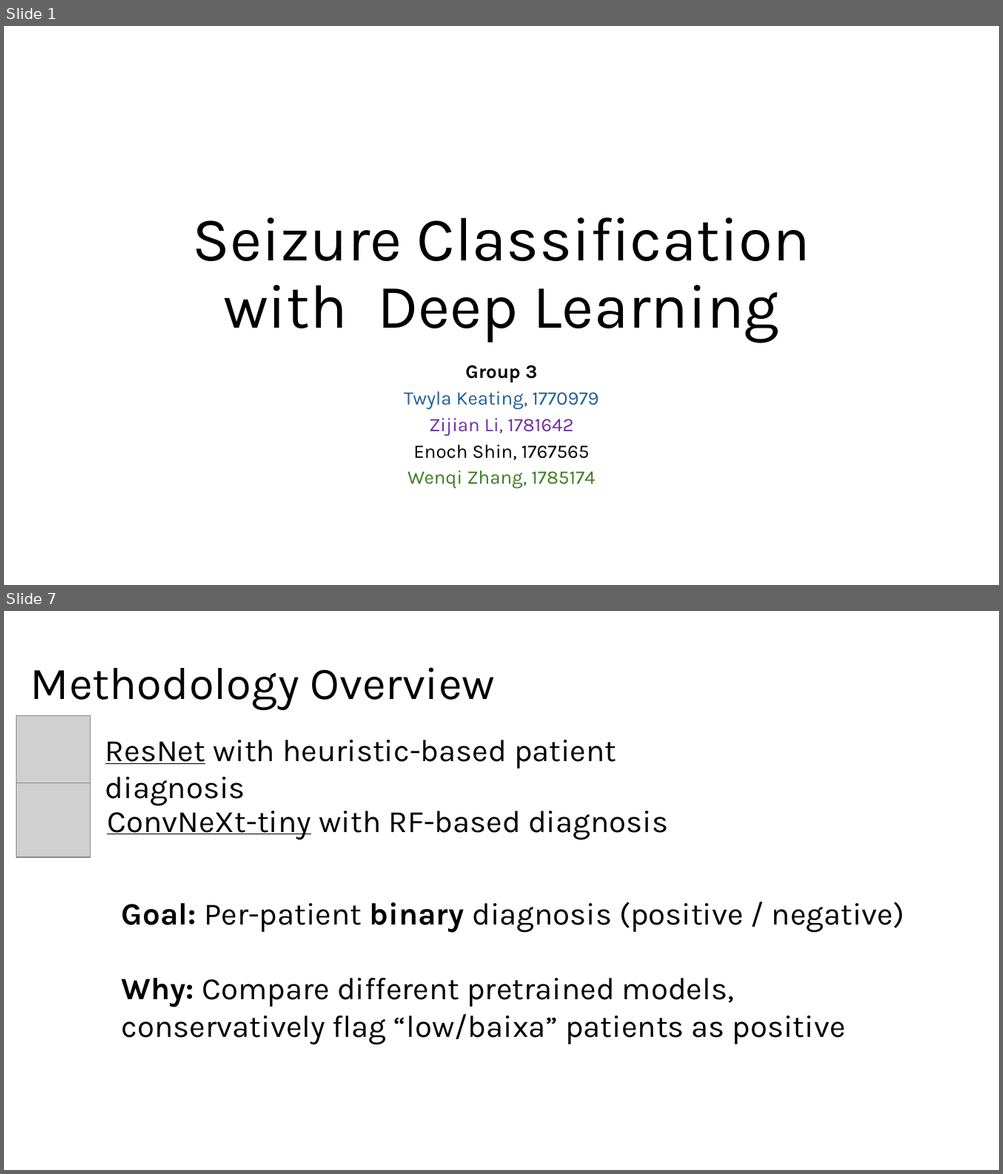
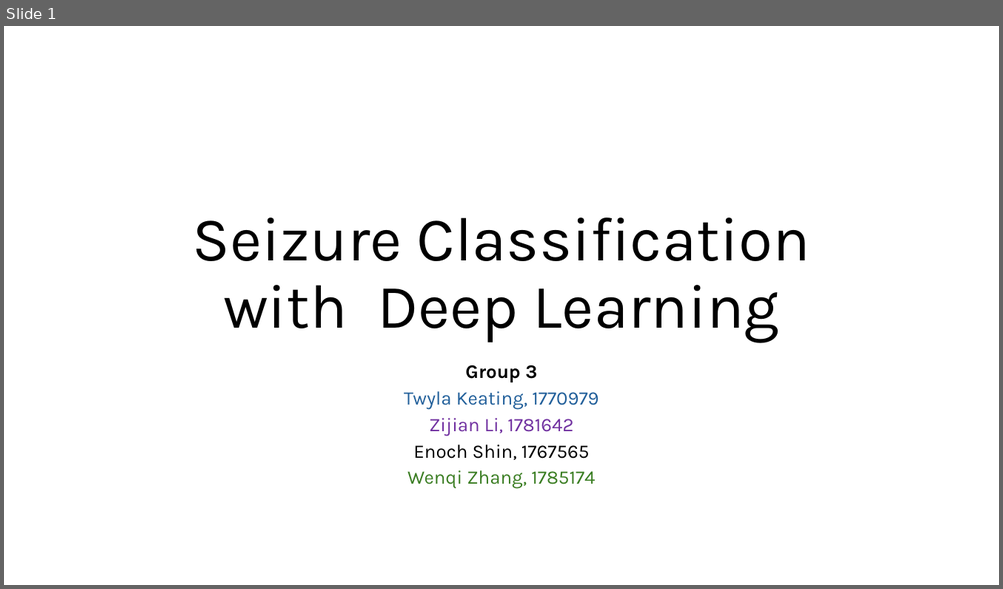
Before and after one commit to eshin21/EpilepsyDeepLearning, a slide deck: Group 3 Seizures Deep Learning Presentation.pptx. Shown one above the other, each under a label of ours: slides 1 and 7 before the commit, slide 1 after it; the slides between them are not shown. The pictures are 1003x1174 and 1003x589 pixels, drawn with LibreOffice and Linux fonts; fonts in the diff are those of the drawing; grey boxes stand for pictures. Boxes give left, top, right and bottom in pixels: in the first picture for what was removed or moved away, otherwise in the second. Text is boxed around its words. In the diff, an @@ line names an element or a change of style, - is before the commit and + after.

```diff
--- a/Group 3 Seizures Deep Learning Presentation.pptx
+++ b/Group 3 Seizures Deep Learning Presentation.pptx
@@ slide 7 removed at <box>4,611,999,1170</box>, background #FFFFFF @@
@@ title removed at <box>31,667,495,710</box> @@
-Methodology Overview
@@ picture removed at <box>16,716,91,791</box> @@
@@ text removed at <box>105,740,617,806</box> @@
-ResNet with heuristic-based patient diagnosis
@@ picture removed at <box>16,783,91,857</box> @@
@@ text removed at <box>107,804,668,840</box> @@
-ConvNeXt-tiny with RF-based diagnosis
@@ text removed at <box>122,902,904,1045</box> @@
-Goal: Per-patient binary diagnosis (positive / negative)
-Why: Compare different pretrained models, conservatively flag “low/baixa” patients as positive
```
Also in this commit, not shown: 2 slides changed, 11 slides added, 18 other slides removed.
